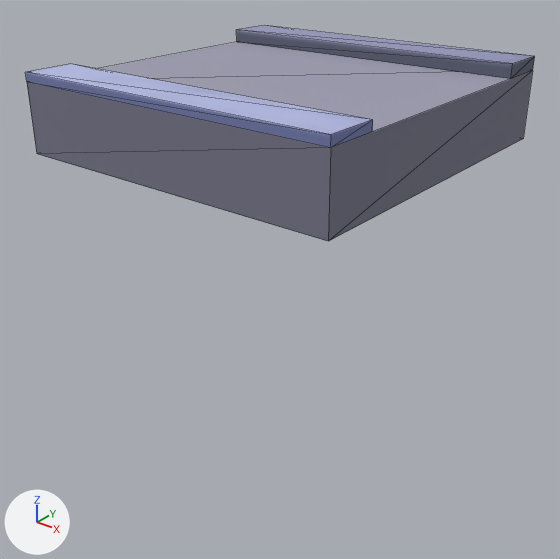
Before and after pictures for a commit that changed the FBX model Assets/Modeling/Background/Fbx/Floor_02.FBX.
Rendered twice from a 50 mm camera at (1.351, -1.725, 0.433) aimed at (0.019, -0.059, -0.6). Every picture has the same lights, and +X, +Y and +Z are marked at lower left. Mesh edges are drawn as thin lines. Where no turn or scale is listed for an object, it has been applied to the vertices.

In view in the first picture: 'w'.
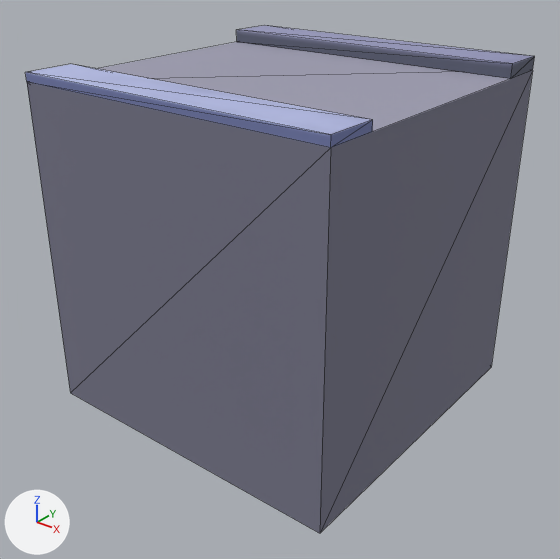
The edits, one by one:
me_mesh has 24 vertices, 30 faces and spans x -0.5..0.5, y -0.5..0.5, z -0.2..0.04.
me_mesh is used by ob_w; location (0.0, 0.0, 0.0).
Before the commit, vertices of me_mesh: 4 (0.5, 0.5, -0.2) at pixel (523, 138), 5 (-0.5, 0.5, -0.2), 6 (0.5, -0.5, -0.2) at pixel (328, 241), 7 (-0.5, -0.5, -0.2) at pixel (36, 153).
Part 1, on me_mesh:
Vertices 4 to 7 of me_mesh move by (0.0, 0.0, -0.8).

Pixel boxes [x1, y1, x2, y2] of what changed, in the pictures (560 x 559 px; the box of a moved part takes in the faces that stretch with it):
'w', reshaped (135% taller)
    before: [25, 25, 535, 241]
    after: [25, 25, 535, 533]
part 1 of me_mesh, moved or reshaped
    before: [27, 71, 533, 241]
    after: [27, 71, 533, 533]
